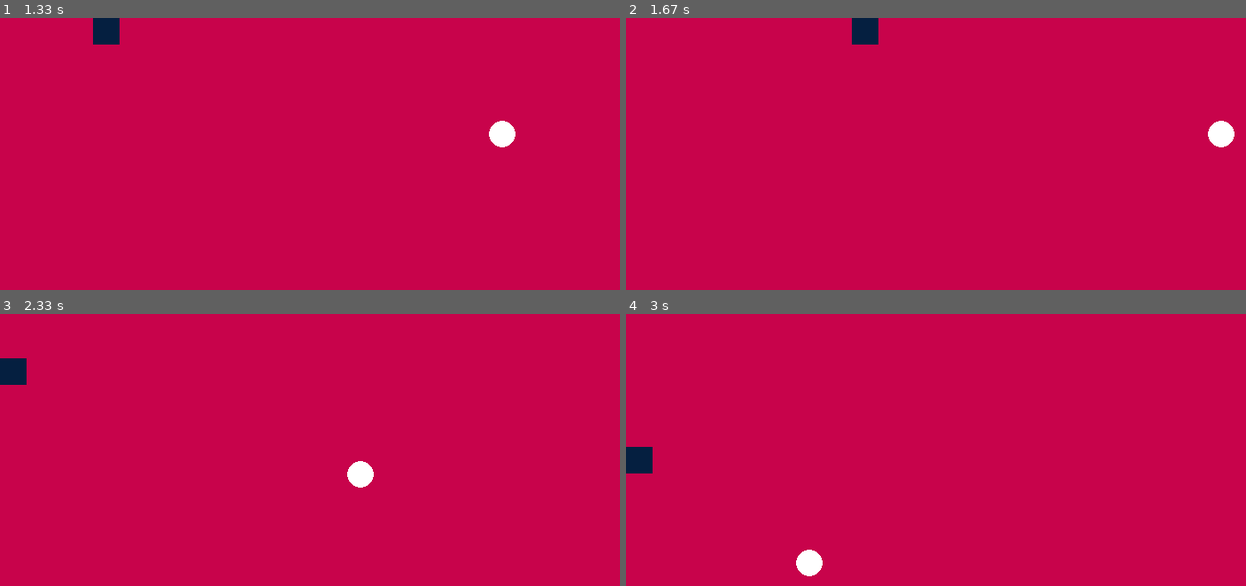
Above: before the commit, frames 1-4 (two rows, left to right).
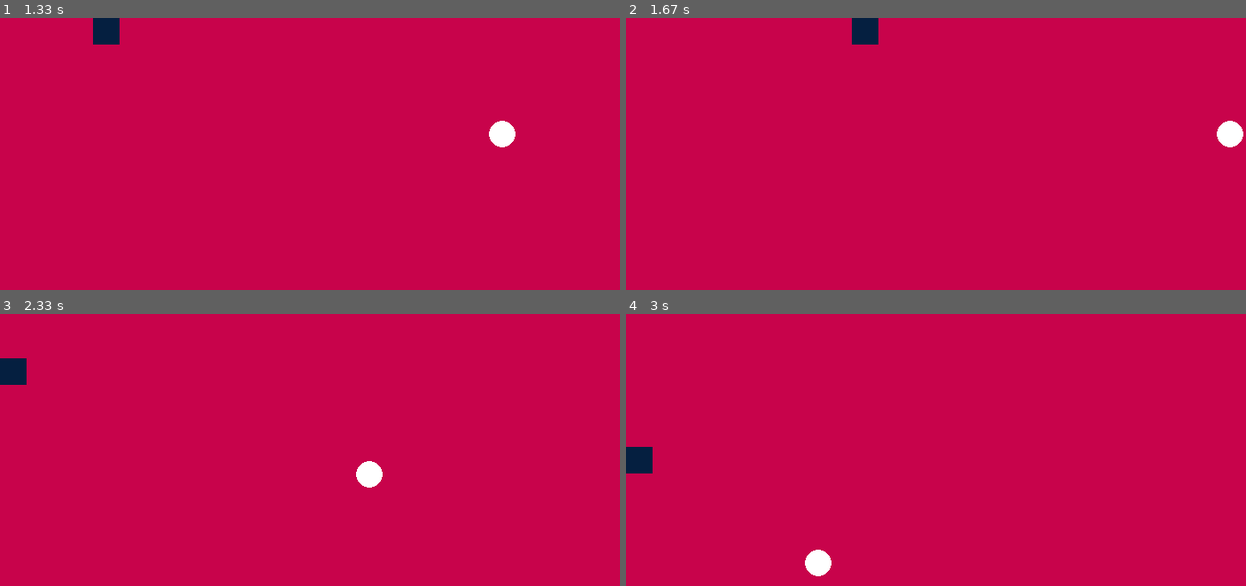
Above: after the commit, the same moments.

Repository: michelleakins/blocke_gamedesign
Game: pygame game, started from circleeatsquare.py
Same seed, same stepped clock (60 frames per second), same inputs: the game is played once before the commit and once after it.
Inputs:
- Up to frame 1 (1.33 s): hold Right 0.33-0.8 s; hold Up 0.83-1.13 s; hold W 0.83-1.13 s; hold Right from 1.17 s (still down); hold D from 1.17 s (still down)
- Up to frame 2 (1.67 s): release Right at 1.63 s; release D at 1.63 s
- Up to frame 3 (2.33 s): hold Left 1.67-2.2 s; hold A 1.67-2.2 s; hold Down from 2.23 s (still down); hold S from 2.23 s (still down)
- Up to frame 4 (3 s): release Down at 2.53 s; release S at 2.53 s; hold Left 2.57-2.97 s; hold A 2.57-2.97 s

Frame 1 is identical in both runs. In frame 2, 0.3% of the frame differs, in the area x 93-100%, y 37-48%; in frame 3, 0.3%; in frame 4, 0.3%.

Commit message:
circle eats square

Diff:
--- a/circleeatsquare.py
+++ b/circleeatsquare.py
@@ -55,16 +55,18 @@
     if keys[pygame.K_s] and square.y < HEIGHT - hbox:
         square.y += move
     #finished circle
-    if keys[pygame.K_LEFT] and xc >=radius:
+    if keys[pygame.K_LEFT] and xc >=radius + move:
            xc -= move
-    if keys[pygame.K_RIGHT] and xc < WIDTH - wbox:
+    if keys[pygame.K_RIGHT] and xc < WIDTH - (radius +move):
            xc += move
-    if keys[pygame.K_UP] and yc >=radius:
+    if keys[pygame.K_UP] and yc >=radius + move:
            yc -= move
-    if keys[pygame.K_DOWN] and yc < HEIGHT - hbox:
+    if keys[pygame.K_DOWN] and yc < HEIGHT - (radius + move):
            yc += move
 
     pygame.draw.rect(screen, sq_color, square)
     pygame.draw.circle(screen, cr_color, (xc, yc), radius)
     pygame.display.update()
     pygame.time.delay(10)
+
+    #  if xc and yc is equal to the position of the square, then end the game with "CIRCLE ATE SQUARE"
